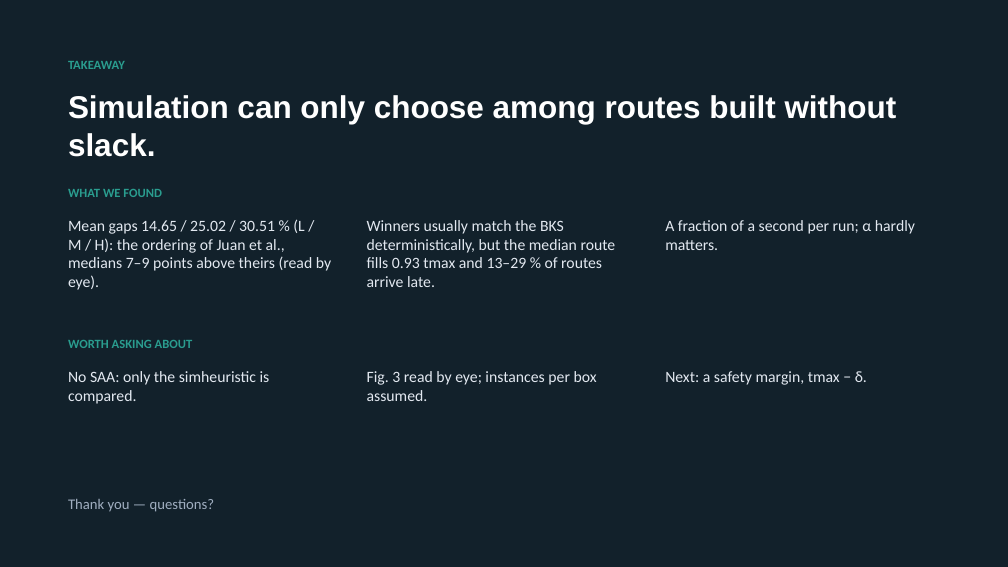
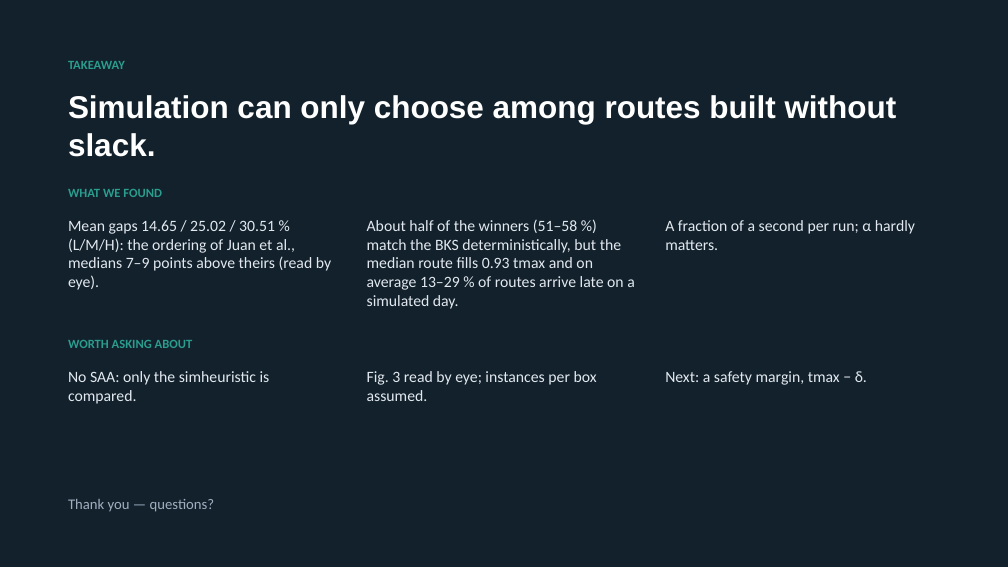
Before and after one commit to Inurria979/Heuristic-Algorithms-in-Transport-and-Finance, a slide deck: slide 16 of simTOP/docs/simTOP_simheuristic.pptx. Drawn at 1008x567 pixels with LibreOffice and Linux fonts; fonts in the diff are those of the drawing. Boxes give left, top, right and bottom in pixels: in the first picture for what was removed or moved away, otherwise in the second. Text is boxed around its words. In the diff, an @@ line names an element or a change of style, - is before the commit and + after.

```diff
--- a/simTOP/docs/simTOP_simheuristic.pptx
+++ b/simTOP/docs/simTOP_simheuristic.pptx
@@ text at box(68, 220, 331, 290): spaces changed @@
-Mean gaps 14.65 / 25.02 / 30.51 % (L / M / H): the ordering of Juan et al., medians 7–9 points above theirs (read by eye).
+Mean gaps 14.65 / 25.02 / 30.51 % (L/M/H): the ordering of Juan et al., medians 7–9 points above theirs (read by eye).
@@ text at box(367, 220, 635, 309): text changed @@
-Winners usually match the BKS deterministically, but the median route fills 0.93 tmax and 13–29 % of routes arrive late.
+About half of the winners (51–58 %) match the BKS deterministically, but the median route fills 0.93 tmax and on average 13–29 % of routes arrive late on a simulated day.
```
Also in this commit, not shown: 8 other slides changed, 18 other files.
